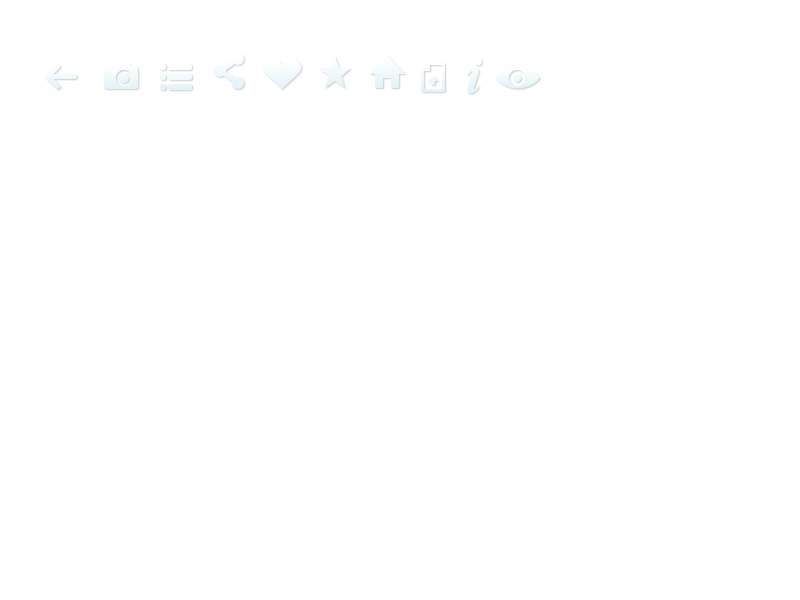
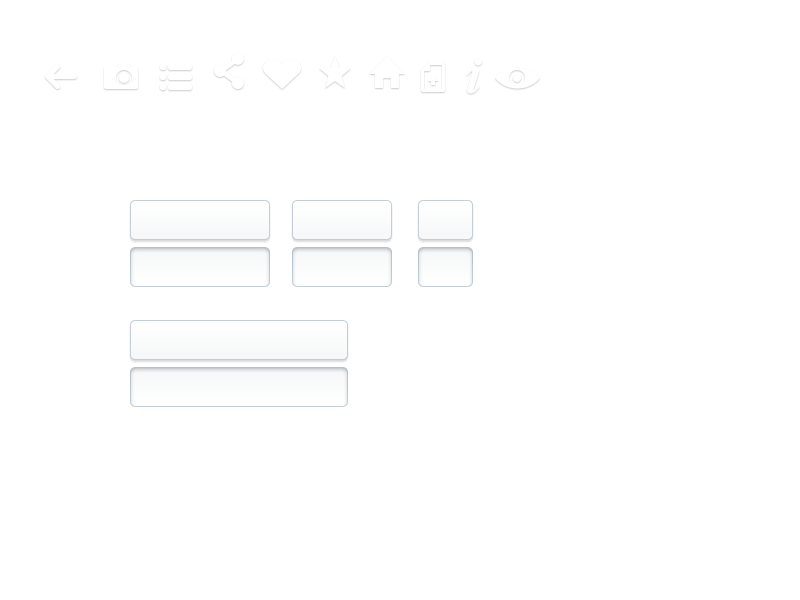
Comparing the layer stacks of the two 800×600 images. Changes:
added layer "55_up" above "55_over" over left=418, top=200, right=473, bottom=240
added layer "55_over" above "100_up" over left=418, top=247, right=473, bottom=287
added layer "100_up" above "100_over" over left=292, top=200, right=392, bottom=240
added layer "100_over" above "simple_button_up copy" over left=292, top=247, right=392, bottom=287
added layer "simple_button_up copy" above "simple_button_over copy" over left=130, top=320, right=348, bottom=360
added layer "simple_button_over copy" above "simple_button_up" over left=130, top=367, right=348, bottom=407
added layer "simple_button_up" above "simple_button_over" over left=130, top=200, right=270, bottom=240
added layer "simple_button_over" above "Icons" over left=130, top=247, right=270, bottom=287
added group "Icons" with 10 layers above "Background" over left=45, top=53, right=540, bottom=94
moved "Eye" into group "Icons" over left=495, top=68, right=540, bottom=89
moved "Info" into group "Icons" over left=466, top=58, right=482, bottom=94
moved "Star" into group "Icons" over left=319, top=57, right=351, bottom=88
moved "File up" into group "Icons" over left=421, top=62, right=445, bottom=92
moved "Arrow 2" into group "Icons" over left=45, top=64, right=77, bottom=89
moved "Home" into group "Icons" over left=369, top=56, right=405, bottom=88
moved "Heart" into group "Icons" over left=263, top=59, right=301, bottom=89
moved "Share" into group "Icons", painted on it over left=214, top=53, right=244, bottom=89
moved "List 1" into group "Icons" over left=160, top=64, right=192, bottom=90
moved "Camera" into group "Icons" over left=104, top=63, right=138, bottom=89
